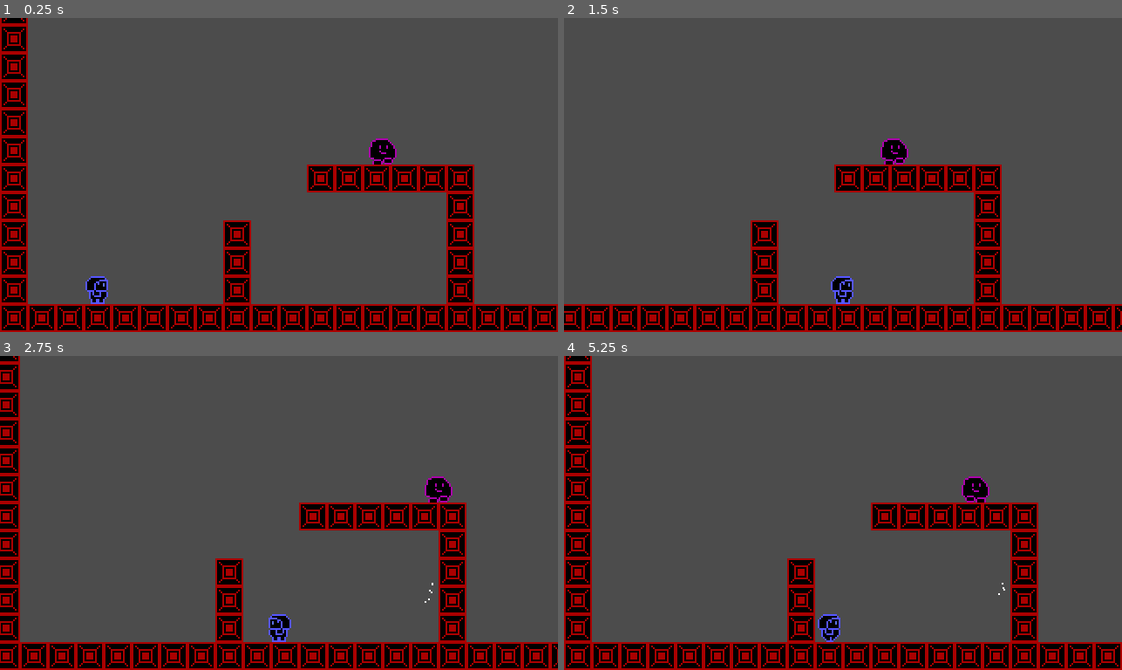
Above: before the commit, frames 1-4 (two rows, left to right).
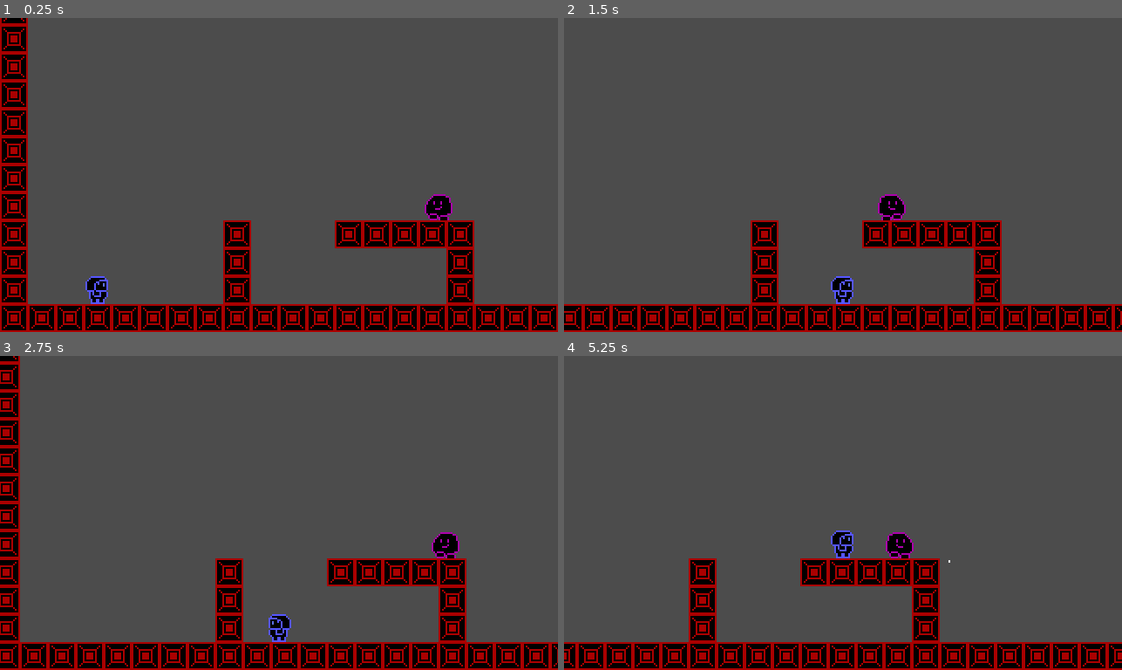
Above: after the commit, the same moments.

Repository: qbradq/lgj2022
Game: Godot game, scene res://Room/Test/Test1.tscn
Same seed, same stepped clock (60 frames per second), same inputs: the game is played once before the commit and once after it. The engine's default icon, where the game draws it, is replaced by a stand-in: a white triangle on a blue panel in a dark square.
Inputs:
- Up to frame 1 (0.25 s): no input
- Up to frame 2 (1.5 s): tap Enter (ui_accept) at 0.5, 0.77 s; hold Right (ui_right) from 0.53 s (still down)
- Up to frame 3 (2.75 s): tap Enter (ui_accept) at 1.52 s; release Right (ui_right) at 2.03 s; hold Left (ui_left) from 2.03 s (still down)
- Up to frame 4 (5.25 s): release Left (ui_left) at 2.78 s; hold Right (ui_right) 2.78-4.28 s; tap Enter (ui_accept) at 3.02, 3.77, 4.52 s; hold Left (ui_left) 4.28-5.03 s; hold Right (ui_right) from 5.03 s (still down)

The runs differ from the first frame. In frame 1, 5.5% of the frame differs, in the area x 55-85%, y 38-74%; in frame 2, 5.6%; in frame 3, 5.2%; in frame 4, 19%, in the area x 0-100%, y 0-100%.

Commit message:
Added enemy hurt animation

Diff:
--- a/Enemy/Enemy.gd
+++ b/Enemy/Enemy.gd
@@ -7,10 +7,18 @@
 
 var velocity:Vector2
 var facing_left:bool
+var iframes:float
 
 
 func _physics_process(delta):
+	iframes -= delta
+	iframes = max(0.0, iframes)
+	if iframes:
+		$Sprite.material.set_shader_param("white_progress", 1.0)
+	else:
+		$Sprite.material.set_shader_param("white_progress", 0.0)
 	think(delta)
+	$Sprite.flip_h = facing_left
 	velocity += Global.gravity_force * delta
 	velocity = move_and_slide(velocity, Vector2.UP)
 
@@ -24,3 +32,11 @@
 		velocity.x = -walk_speed
 	else:
 		velocity.x = walk_speed
+	$AnimationPlayer.play("Walk")
+
+
+func hurt(damage:int):
+	if iframes:
+		return
+	iframes += 0.4
+	$AnimationPlayer.play("Hurt")
--- a/Enemy/Enemy.tscn
+++ b/Enemy/Enemy.tscn
@@ -1,7 +1,47 @@
-[gd_scene load_steps=4 format=2]
+[gd_scene load_steps=8 format=2]
 
 [ext_resource path="res://Enemy/Enemy.gd" type="Script" id=1]
 [ext_resource path="res://icon.png" type="Texture" id=2]
+
+[sub_resource type="Animation" id=6]
+resource_name = "Idle"
+length = 0.2
+loop = true
+
+[sub_resource type="Animation" id=5]
+length = 0.001
+tracks/0/type = "value"
+tracks/0/path = NodePath("Sprite:material:shader_param/white_progress")
+tracks/0/interp = 1
+tracks/0/loop_wrap = true
+tracks/0/imported = false
+tracks/0/enabled = true
+tracks/0/keys = {
+"times": PoolRealArray( 0 ),
+"transitions": PoolRealArray( 1 ),
+"update": 0,
+"values": [ 0.0 ]
+}
+
+[sub_resource type="Shader" id=7]
+code = "shader_type canvas_item;
+
+uniform float white_progress : hint_range(0,1) = 0;
+
+vec3 interpolate_vec3(vec3 start, vec3 end, float delta){
+    return start + (end - start) * delta;
+}
+
+void fragment(){
+    vec4 origin = texture(TEXTURE, UV);
+    COLOR.rgb = interpolate_vec3(origin.rgb, vec3(1,1,1), white_progress);
+    COLOR.a = origin.a;
+}
+"
+
+[sub_resource type="ShaderMaterial" id=8]
+shader = SubResource( 7 )
+shader_param/white_progress = 0.0
 
 [sub_resource type="RectangleShape2D" id=1]
 extents = Vector2( 7, 7 )
@@ -12,8 +52,12 @@
 script = ExtResource( 1 )
 
 [node name="AnimationPlayer" type="AnimationPlayer" parent="."]
+autoplay = "Idle"
+anims/Idle = SubResource( 6 )
+anims/RESET = SubResource( 5 )
 
 [node name="Sprite" type="Sprite" parent="."]
+material = SubResource( 8 )
 position = Vector2( 0, -32 )
 texture = ExtResource( 2 )
 
--- a/Enemy/Squish/Squish.tscn
+++ b/Enemy/Squish/Squish.tscn
@@ -17,6 +17,18 @@
 "transitions": PoolRealArray( 1 ),
 "update": 0,
 "values": [ 0 ]
+}
+tracks/1/type = "value"
+tracks/1/path = NodePath("Sprite:material:shader_param/white_progress")
+tracks/1/interp = 1
+tracks/1/loop_wrap = true
+tracks/1/imported = false
+tracks/1/enabled = true
+tracks/1/keys = {
+"times": PoolRealArray( 0 ),
+"transitions": PoolRealArray( 1 ),
+"update": 0,
+"values": [ 1.0 ]
 }
 
 [sub_resource type="Animation" id=2]
@@ -41,7 +53,7 @@
 script = ExtResource( 3 )
 
 [node name="AnimationPlayer" parent="." index="0"]
-autoplay = "Walk"
+autoplay = ""
 anims/RESET = SubResource( 1 )
 anims/Walk = SubResource( 2 )
 
@@ -59,10 +71,10 @@
 cast_to = Vector2( 7, 0 )
 
 [node name="LeftFloorRayCast" parent="." index="4"]
-position = Vector2( -8, -2 )
+position = Vector2( -7, -2 )
 
 [node name="RightFloorRayCast" parent="." index="5"]
-position = Vector2( 8, -2 )
+position = Vector2( 7, -2 )
 
 [node name="CollisionShape2D" parent="." index="6"]
 position = Vector2( 0, -8 )
--- a/Player/PlayerBullet.gd
+++ b/Player/PlayerBullet.gd
@@ -6,3 +6,8 @@
 
 func _physics_process(delta):
 	global_position += velocity * delta
+
+
+func _on_PlayerBullet_body_entered(body):
+	if body is Enemy:
+		body.hurt(1)
--- a/Player/PlayerBullet.tscn
+++ b/Player/PlayerBullet.tscn
@@ -20,3 +20,5 @@
 
 [node name="CollisionShape2D" type="CollisionShape2D" parent="."]
 shape = SubResource( 1 )
+
+[connection signal="body_entered" from="." to="." method="_on_PlayerBullet_body_entered"]
--- a/Room/Test/Test1.tscn
+++ b/Room/Test/Test1.tscn
@@ -10,9 +10,9 @@
 position = Vector2( 56, 176 )
 
 [node name="Squish" parent="Contents" index="1" instance=ExtResource( 3 )]
-position = Vector2( 232, 96 )
+position = Vector2( 264, 128 )
 collision_layer = 1
 collision_mask = 1
 
 [node name="TileMap" parent="Midground" index="0"]
-tile_data = PoolIntArray( 0, 1, 0, 57, 1, 0, 65536, 1, 0, 65 …(171 unchanged characters)… , 1, 0, 327737, 1, 0, 393216, 1, 0, 393227, 1, 0, 393228, 1, 0, 393229, 1, 0, 393230, 1, 0, 393231, 1, 0, 393232, 1, 0, 393258, 1, 0, 393263, 1, 0, 393267, 1, 0, 393270, 1, 0, 393271, 1, 0, 393273, 1, 0, 458752, 1, 0, 458768, 1, 0, 458794, 1, 0, 458799, 1, 0, 458803, 1, 0, 458806, 1, 0, 458807, 1, 0, 458809, 1, 0, 524288, 1, 0, 524296, 1, 0, 524304, 1, 0, 524327, 1, 0, 5243 …(1172 unchanged characters)…
+tile_data = PoolIntArray( 0, 1, 0, 57, 1, 0, 65536, 1, 0, 65 …(171 unchanged characters)… , 1, 0, 327737, 1, 0, 393216, 1, 0, 393258, 1, 0, 393263, 1, 0, 393267, 1, 0, 393270, 1, 0, 393271, 1, 0, 393273, 1, 0, 458752, 1, 0, 458794, 1, 0, 458799, 1, 0, 458803, 1, 0, 458806, 1, 0, 458807, 1, 0, 458809, 1, 0, 524288, 1, 0, 524296, 1, 0, 524300, 1, 0, 524301, 1, 0, 524302, 1, 0, 524303, 1, 0, 524304, 1, 0, 524327, 1, 0, 5243 …(1172 unchanged characters)…
